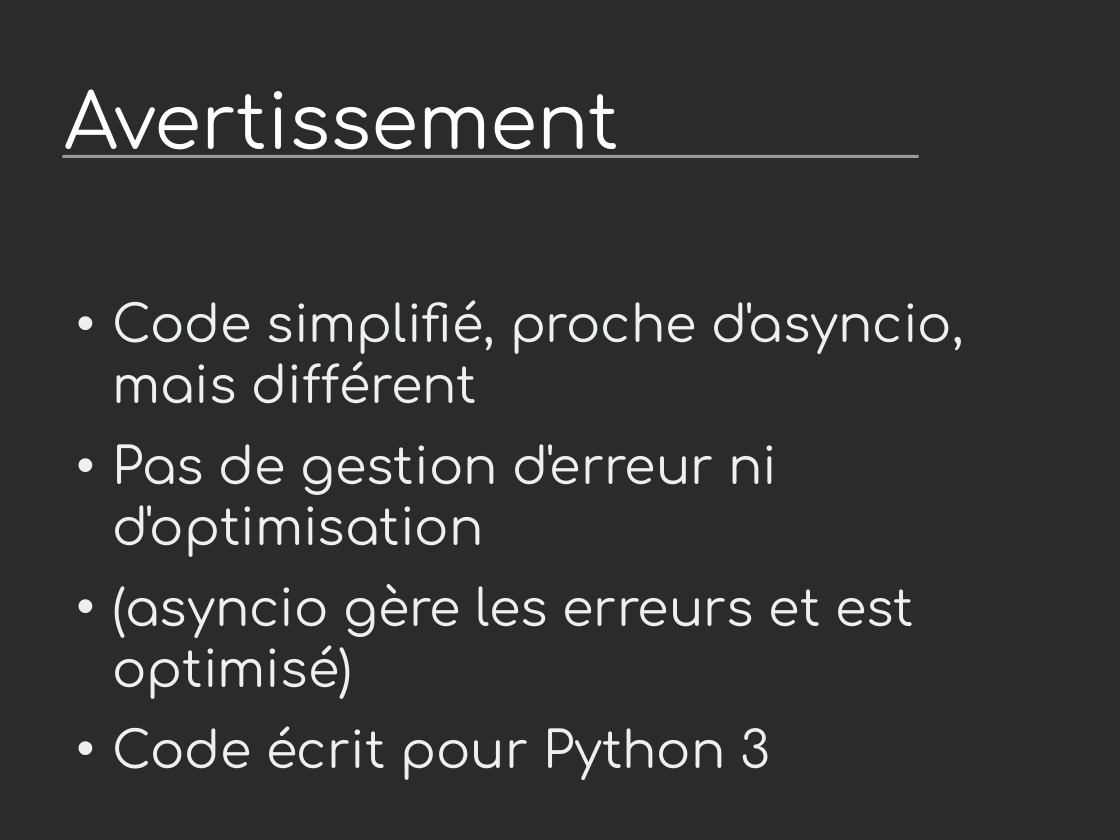
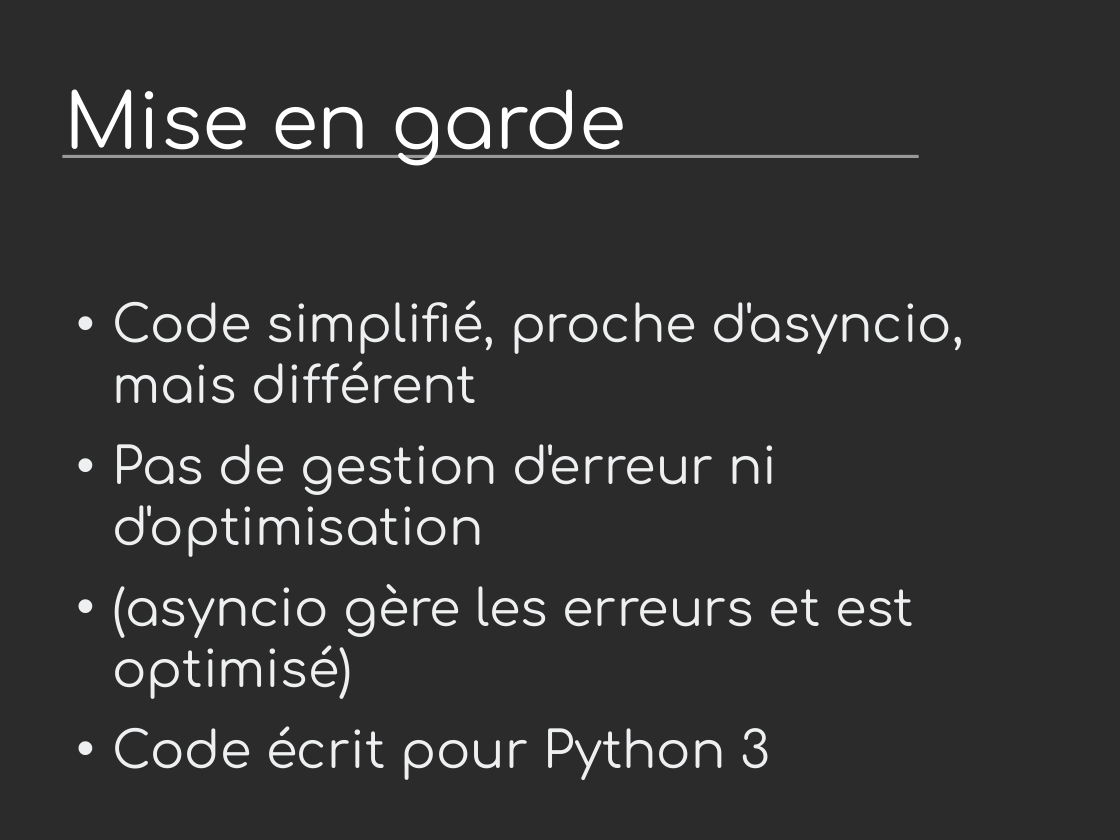
Before and after one commit to vstinner/talks, a slide deck: slide 3 of 2014-Pycon-Lyon/asyncio.odp. Drawn at 1120x840 pixels with LibreOffice and Linux fonts; fonts in the diff are those of the drawing; background and template pictures are left out; a plain dark background stands for a picture behind light text. Boxes give left, top, right and bottom in pixels: in the first picture for what was removed or moved away, otherwise in the second. Text is boxed around its words. In the diff, an @@ line names an element or a change of style, - is before the commit and + after.

```diff
--- a/2014-Pycon-Lyon/asyncio.odp
+++ b/2014-Pycon-Lyon/asyncio.odp
@@ title at [64, 89, 627, 166]: text changed @@
-Avertissement
+Mise en garde
```
Also in this commit, not shown: 4 other slides changed, 1 slide added, 1 slide removed, 14 other files.
